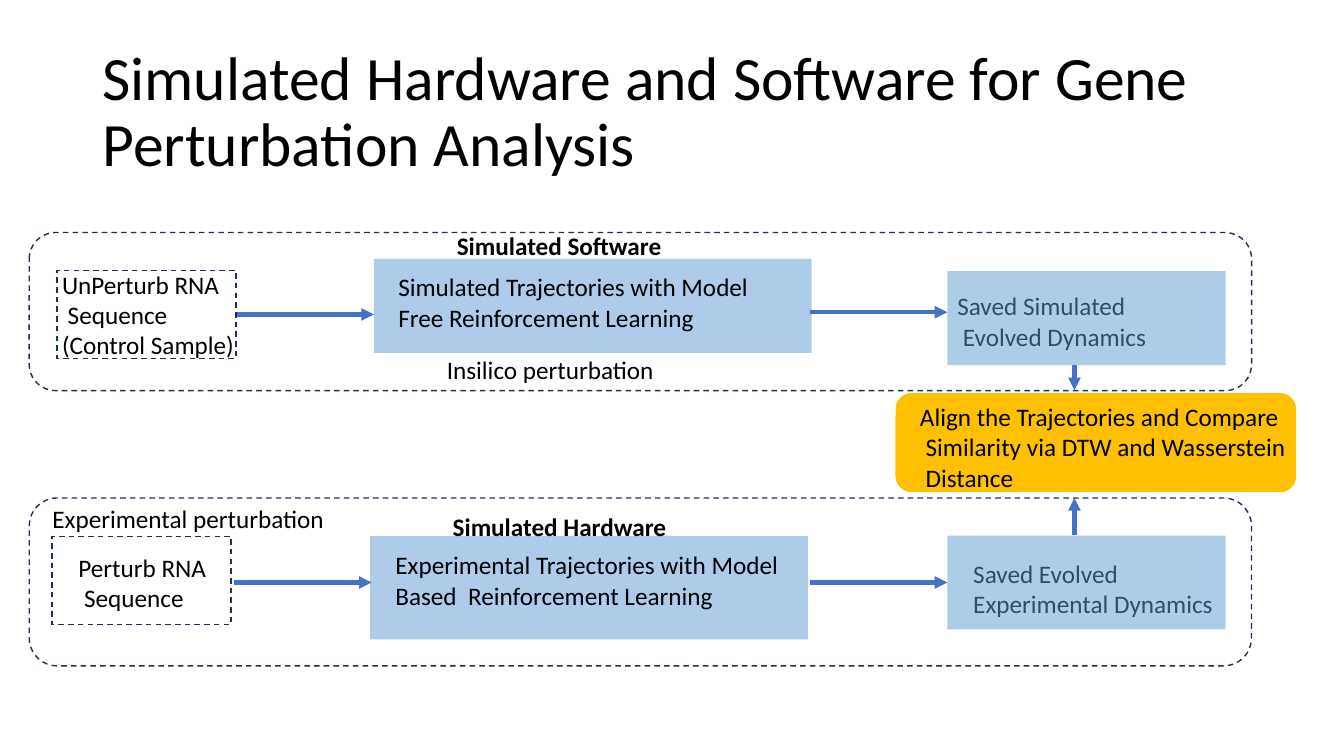
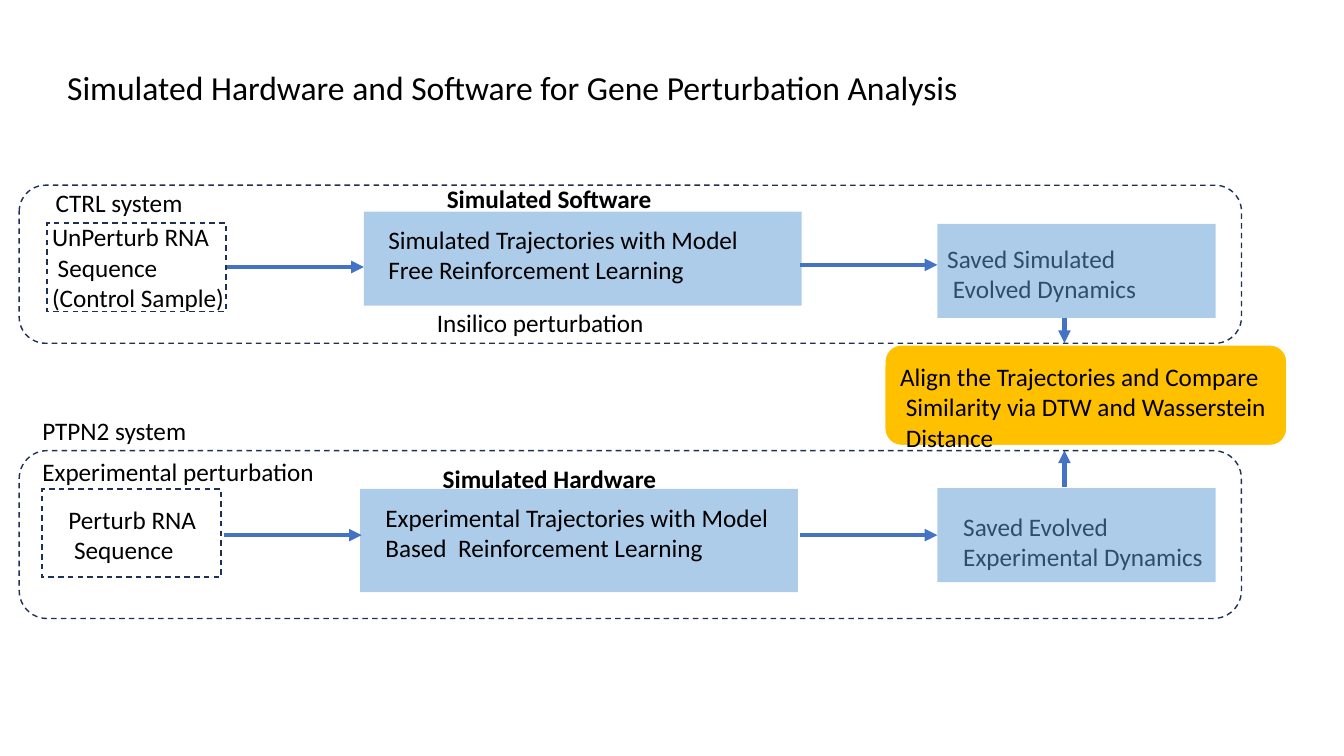
Before and after one commit to boabangf/GNN_RL_gene_trajectory_perturbation, a slide deck: slide 7 of ppt slides for omic codeathon (1).pptx. Drawn at 1344x756 pixels with LibreOffice and Linux fonts; fonts in the diff are those of the drawing. Boxes give left, top, right and bottom in pixels: in the first picture for what was removed or moved away, otherwise in the second. Text is boxed around its words. In the diff, an @@ line names an element or a change of style, - is before the commit and + after.

```diff
--- a/ppt slides for omic codeathon (1).pptx
+++ b/ppt slides for omic codeathon (1).pptx
@@ title "Simulated Hardware and Software for ...": place and size @@
-title "Simulated Hardware and Software for ..." at [102,57,1187,176]
+title "Simulated Hardware and Software for ..." at [67,76,958,106]
@@ title "Simulated Hardware and Software for ..." at [67,76,958,106]: size 44 to 24 pt @@
@@ text added at [56,195,182,216], 18 pt, text #000000 @@
+CTRL system
@@ text "Align the Trajectories and Compare": place and size @@
-text "Align the Trajectories and Compare" at [920,408,1285,493]
+text "Align the Trajectories and Compare" at [900,368,1265,453]
@@ text added at [42,423,186,444], 18 pt, text #000000 @@
+PTPN2 system
@@ 7 texts, 6 rectangles, 3 rounded rectangles, 2 arrows: place and size @@
-7 texts, 6 rectangles, 3 rounded rectangles, 2 arrows at [29,233,1298,666]
+7 texts, 6 rectangles, 3 rounded rectangles, 2 arrows at [19,186,1288,619]
@@ 4 arrows, 3 texts: place and size @@
-4 arrows, 3 texts at [234,237,1213,617]
+4 arrows, 3 texts at [224,190,1203,570]
```
Also in this commit, not shown: 10 other slides changed.
